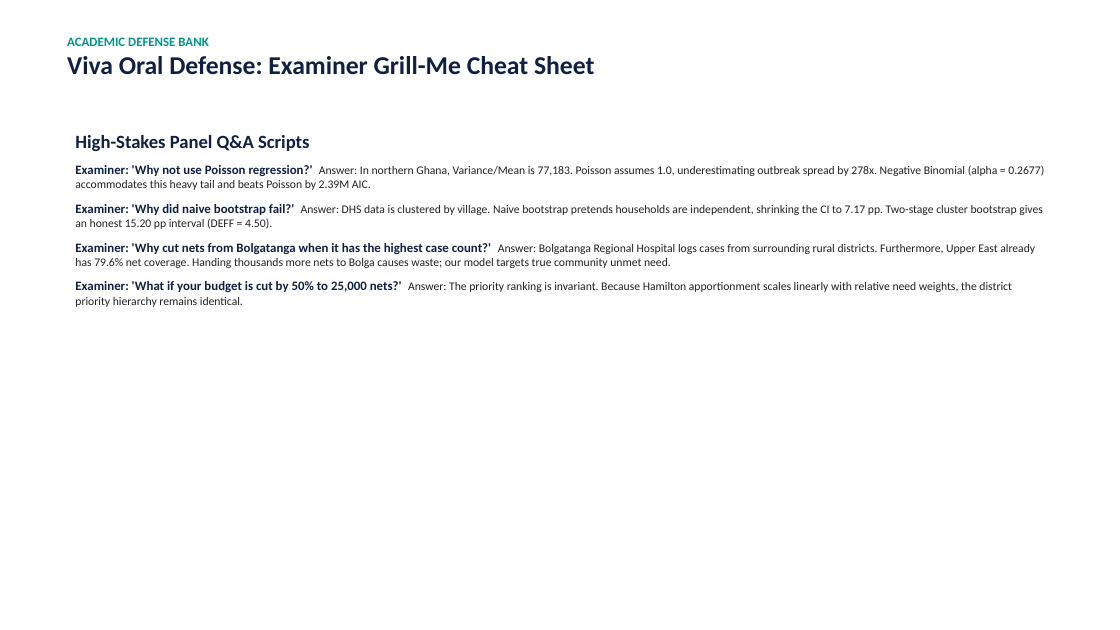
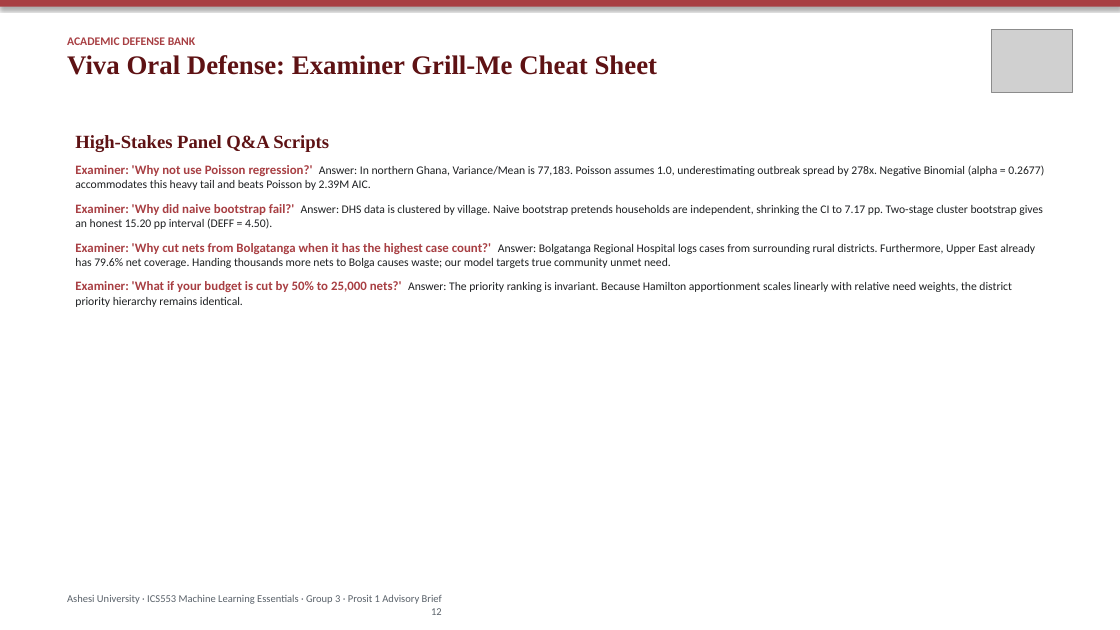
Before and after one commit to ASU-MICS-2028/mle-group-3-prosit-1, a slide deck: slide 12 of reports/ITN_Allocation_Presentation.pptx. Drawn at 1120x630 pixels with LibreOffice and Linux fonts; fonts in the diff are those of the drawing; grey boxes stand for pictures. Boxes give left, top, right and bottom in pixels: in the first picture for what was removed or moved away, otherwise in the second. Text is boxed around its words. In the diff, an @@ line names an element or a change of style, - is before the commit and + after.

Commit message:
style(presentation): apply official Ashesi University brand guidelines (Pale Carmine, Garamond, logo badge)

```diff
--- a/reports/ITN_Allocation_Presentation.pptx
+++ b/reports/ITN_Allocation_Presentation.pptx
@@ rectangle added at bbox=[0, 0, 1120, 7], fill #A83F43 @@
@@ picture added at bbox=[991, 29, 1073, 92] @@
@@ text "ACADEMIC DEFENSE BANK" at bbox=[67, 37, 658, 75]: size 11 to 10 pt, text colour #009688 to #A83F43 in "ACADEMIC DEFENSE BANK"; size 22 to 23 pt, font Calibri to Times New Roman, text colour #0F2043 to #5E1214 in "Viva Oral Defense: Examiner Grill-Me Cheat Sheet" @@
@@ text "High-Stakes Panel Q&A Scripts" at bbox=[75, 135, 1044, 307]: font Calibri to Times New Roman, text colour #0F2043 to #5E1214 in "High-Stakes Panel Q&A Scripts"; text colour #0F2043 to #A83F43 in "Examiner: 'Why not use Poisson regression?'", "Examiner: 'Why did naive bootstrap fail?'", "Examiner: 'Why cut nets from Bolgatanga when ...", "Examiner: 'What if your budget is cut ..."; text colour #212121 to #1E2022 in "Answer: In northern Ghana, Variance/Mean is 77,183. ...", "Answer: DHS data is clustered by village. ...", "Answer: Bolgatanga Regional Hospital logs cases from ...", "Answer: The priority ranking is invariant. Because ..." @@
@@ text added at bbox=[67, 594, 442, 615], 9 pt, text #5A626A @@
+Ashesi University · ICS553 Machine Learning Essentials · Group 3 · Prosit 1 Advisory Brief
+12
```
Also in this commit, not shown: 11 other slides changed, 3 other files.
